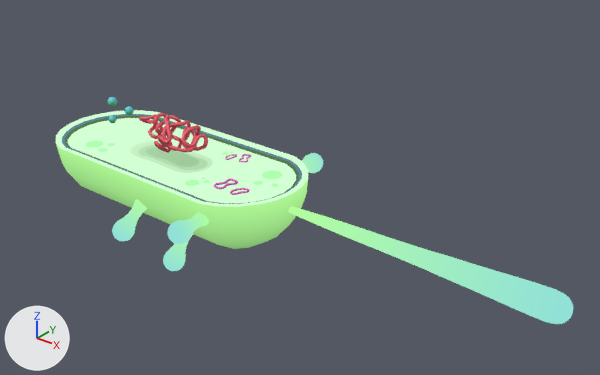
One commit to the glTF model public/assets/celula-procariota/model.glb: the scene before it, then after it.
Both versions are drawn from a 50 mm camera at (0.382, -0.345, 0.243) aimed at (0.104, 0.001, 0.028). The axes (+X, +Y, +Z) are drawn at lower left. The lights are the same throughout. Where no turn or scale is listed for an object, it has been applied to the vertices.

Objects in the first picture: 'Capsula', 'Filamento.001', 'Filamento.002', 'Filamento.003', 'Flagelo', 'Nucleoide', 'Ribosoma.004', 'Ribosoma.005', 'Ribosoma.006'.
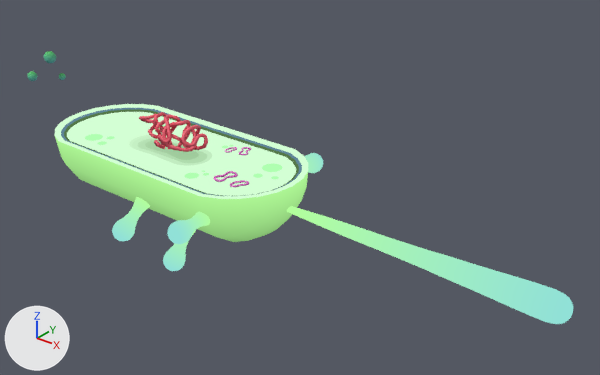
Where the newer file only moved an object's origin or applied its transform, the numbers keep the older frame.

Where the change shows, as pixel boxes [x1, y1, x2, y2] in the pictures (600 x 375 px):
'Capsula', moved: before [56, 110, 308, 249]; after [55, 104, 308, 242]
'Nucleoide', moved: before [139, 113, 208, 153]; after [139, 112, 208, 152]
'Ribosoma.005', moved, turned: before [107, 97, 117, 107]; after [44, 51, 56, 63]
'Ribosoma.004', moved, turned: before [108, 115, 117, 123]; after [27, 71, 37, 81]
'Ribosoma.006', moved, turned, rescaled: before [125, 106, 134, 115]; after [59, 73, 66, 80]

The change, as a diff of the scene's bpy script:
```diff
--- a/public/assets/celula-procariota/model.glb.py
+++ b/public/assets/celula-procariota/model.glb.py
@@ ob_nucleoide @@
 ob_nucleoide = bpy.data.objects.new('Nucleoide', me_spirofit)
-ob_nucleoide.location = (-0.0029, 0.0008, 0.0348)
+ob_nucleoide.location = (-0.0029, 0.0008, 0.0352)
@@ ob_capsula @@
 ob_capsula = bpy.data.objects.new('Capsula', me_sphere)
-ob_capsula.location = (0.0, 0.0, 0.0)
+ob_capsula.location = (0.0, 0.0, 0.005)
@@ ob_ribosoma_006 @@
 ob_ribosoma_006 = bpy.data.objects.new('Ribosoma.006', me_sphere_013)
-ob_ribosoma_006.location = (-0.0593, 0.0121, 0.0346)
-ob_ribosoma_006.scale = (1.52, 1.52, 1.52)
+ob_ribosoma_006.location = (-0.0183, -0.068, 0.0889)
+ob_ribosoma_006.rotation_euler = (3.142, 0.0, 0.0)  # degrees (180, 0, 0)
@@ ob_ribosoma_005 @@
 ob_ribosoma_005 = bpy.data.objects.new('Ribosoma.005', me_sphere_008)
-ob_ribosoma_005.location = (-0.0683, 0.0052, 0.0412)
+ob_ribosoma_005.location = (-0.0203, -0.0731, 0.1014)
+ob_ribosoma_005.rotation_euler = (3.142, 0.0, 0.0)  # degrees (180, 0, 0)
@@ ob_ribosoma_004 @@
 ob_ribosoma_004 = bpy.data.objects.new('Ribosoma.004', me_sphere_004)
-ob_ribosoma_004.location = (-0.0691, 0.0044, 0.0281)
+ob_ribosoma_004.location = (-0.0271, -0.0819, 0.0909)
+ob_ribosoma_004.rotation_euler = (-3.142, 0.0, 0.0)  # degrees (-180, 0, 0)
```
